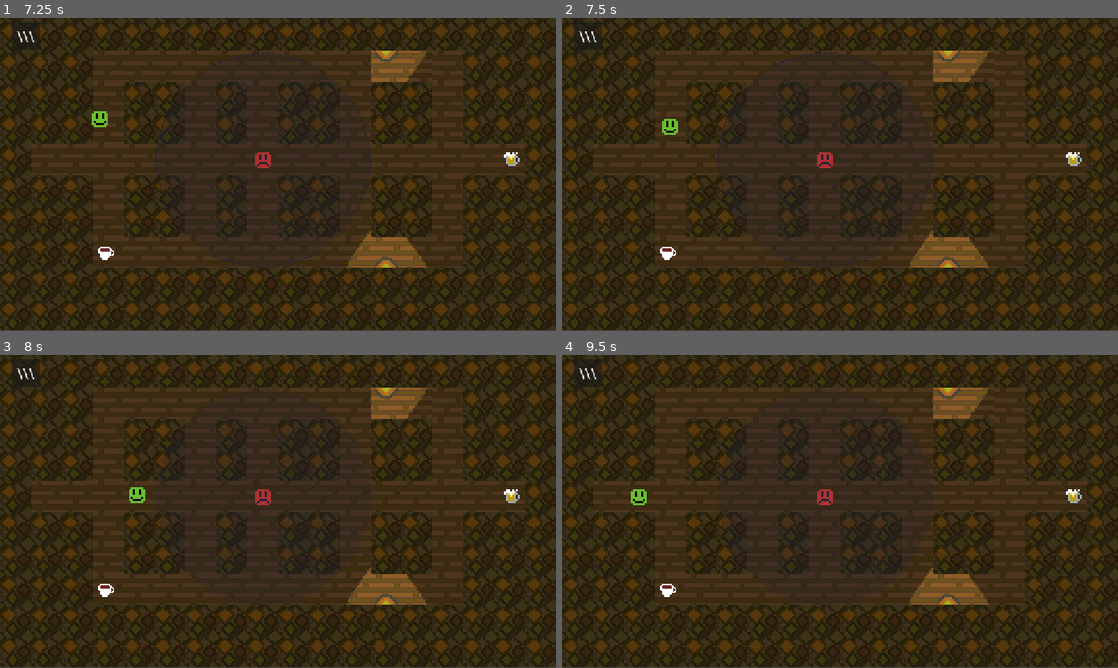
Above: before the commit, frames 1-4 (two rows, left to right).
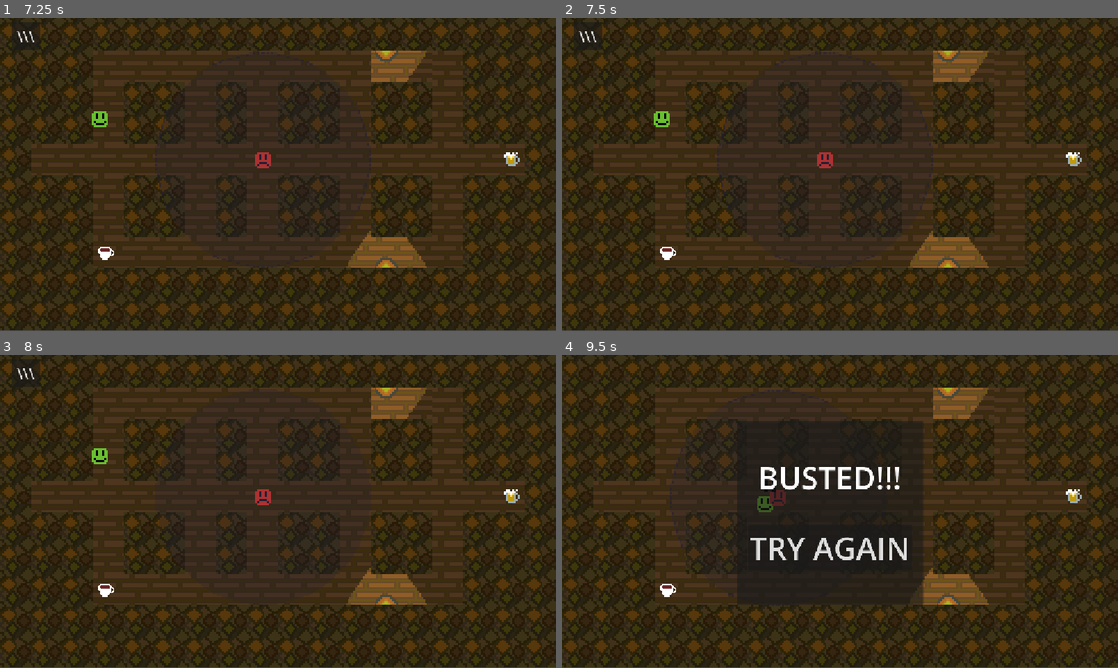
Above: after the commit, the same moments.

Repository: IlyaAfan/WhereTheFuckMyBeer
Game: Godot game, scene res://tscns/menus/menu.tscn
Two runs of this game, one before a commit and one after it. Both use one fixed random seed, a clock stepped at 60 frames per second and the inputs below.
Inputs (mouse positions are in pixels of both pictures, inside the frame that each line leads up to):
- Up to frame 1 (7.25 s): click "PLAY" at 0.5 s; click "\\\" at 1.25 s; click "RESTART" at 2 s; tap Enter at 2.75, 5.75 s; move the mouse to (400, 158) at 2.77 s; press the mouse at (400, 158) at 2.78 s; hold D (right) 2.78-3.53 s; tap Tab (change_input_dev) at 2.85, 3.8, 4.35, 6.05 s; move the mouse to (166, 190) at 3.52 s; release the mouse at (166, 190) at 3.53 s; hold S (down) 3.53-4.28 s; click (166, 190) at 3.6 s; tap Space at 4.25 s; move the mouse to (333, 105) at 4.27 s; press the mouse at (333, 105) at 4.28 s; hold D (right) 4.28-5 s; release the mouse at (333, 105) at 5 s; click "TRY AGAIN" at 5 s; move the mouse to (250, 237) at 5.77 s; hold W (up) 5.78-6.53 s; click (250, 237) at 5.85 s; move the mouse to (444, 221) at 6.52 s; press the mouse at (444, 221) at 6.53 s; hold A (left) from 6.53 s (still down); tap F (use_item) at 6.6 s
- Up to frame 2 (7.5 s): keep holding A (left); tap Space at 7.25 s; move the mouse to (673, 127) at 7.27 s; release the mouse at (673, 127) at 7.28 s; tap Tab (change_input_dev) at 7.35 s
- Up to frame 3 (8 s): keep holding A (left)
- Up to frame 4 (9.5 s): move the mouse to (867, 511) at 8.02 s; release A (left) at 8.03 s; press the mouse at (867, 511) at 8.03 s; hold S (down) 8.03-8.75 s; release the mouse at (867, 511) at 8.75 s; click (828, 545) at 8.75 s, where only the run before the commit has a clickable "TRY AGAIN"

Frame 1 is identical in both runs. In frame 2, 0.2% of the frame differs, in the area x 16-21%, y 29-38%; in frame 3, 0.3%; in frame 4, 6.2%, in the area x 2-66%, y 2-81%.

Commit message:
feat. Добавил JumpPad
Это наверное самое лучшее что я сделал

минорные фиксы, небольшой рефакторинг

Diff:
--- a/Assets/CharSprites/ProgrammerArtDwarf/Idle.tres
+++ b/Assets/Sprites/CharSprites/ProgrammerArtDwarf/Idle.tres
@@ -1,6 +1,6 @@
 [gd_resource type="SpriteFrames" format=3 uid="uid://dh86y2g04c8o6"]
 
-[ext_resource type="Texture2D" uid="uid://pjjb0nonx6a5" path="res://Assets/CharSprites/ProgrammerArtDwarf/DwarfIdleD.png" id="1_2073m"]
+[ext_resource type="Texture2D" uid="uid://pjjb0nonx6a5" path="res://Assets/Sprites/CharSprites/ProgrammerArtDwarf/DwarfIdleD.png" id="1_2073m"]
 
 [sub_resource type="AtlasTexture" id="AtlasTexture_l6eue"]
 atlas = ExtResource("1_2073m")
--- a/Assets/scripts/Character.gd
+++ b/Assets/scripts/Character.gd
@@ -25,3 +25,6 @@
 	else:
 		direction = Vector2.ZERO
 	return (direction * speed * get_tile_data("tile_speed"))
+
+func stop_navigation():
+	Navigation_Agent_Used.target_position = position
--- /dev/null
+++ b/Assets/scripts/jump_pad.gd
@@ -0,0 +1,52 @@
+extends Area2D
+var active_body: Character
+var active_body_speed: int
+var vect: Vector2
+var holding: bool
+@export var jump_range: int = 64
+func use_jump_pad():
+	if $RayCast2D.is_colliding():
+		active_body.global_position = $RayCast2D.get_collision_point()
+	else:
+		active_body.global_position += vect
+
+	active_body.speed = active_body_speed
+	active_body.Navigation_Agent_Used.target_position = get_global_mouse_position()
+	active_body = null
+
+func _physics_process(_delta):
+	if active_body:
+		print(holding)
+		if holding:
+			vect = (get_global_mouse_position()-global_position).normalized() * jump_range
+			$RayCast2D.target_position = vect
+			$RayCast2D.force_update_transform()
+			if $RayCast2D.is_colliding():
+				$Line2D.points = [Vector2.ZERO,$RayCast2D.get_collision_point()-global_position]
+			else:
+				$Line2D.points = [Vector2.ZERO, vect]
+			$Goal.position = $Line2D.points[1]
+
+		if Input.is_action_pressed("lmb"):
+			$Line2D.visible = true
+			$Goal.visible = true
+			holding = true
+
+		if holding and Input.is_action_just_released("lmb"):
+			use_jump_pad()
+			$Line2D.visible = false
+			$Goal.visible = false
+			holding = false
+
+func _on_body_entered(body: Node2D) -> void:
+	if !active_body:
+		if body.is_in_group("Player"):
+			active_body = body
+			body.transform = transform
+			active_body_speed = body.speed
+			body.speed = 0
+			body.stop_navigation()
+
+func _on_body_exited(body: Node2D) -> void:
+	if active_body == body:
+		active_body = null
--- a/Assets/scripts/player.gd
+++ b/Assets/scripts/player.gd
@@ -35,6 +35,7 @@
 
 	if Input.is_action_just_pressed("change_input_dev"):
 		velocity = Vector2.ZERO
+		stop_navigation()
 		ConfigOption.type_control = not ConfigOption.type_control
 		$destination.visible = false
 
--- a/project.godot
+++ b/project.godot
@@ -108,6 +108,7 @@
 [rendering]
 
 textures/canvas_textures/default_texture_filter=0
+textures/canvas_textures/default_texture_repeat=1
 rendering_device/driver.windows="d3d12"
 renderer/rendering_method="gl_compatibility"
 renderer/rendering_method.mobile="gl_compatibility"
--- a/tscns/Enemy.tscn
+++ b/tscns/Enemy.tscn
@@ -1,7 +1,7 @@
 [gd_scene format=3 uid="uid://dp4ati4agkdmp"]
 
 [ext_resource type="Script" uid="uid://dpr371qijq5j7" path="res://Assets/scripts/enemy.gd" id="1_2msnq"]
-[ext_resource type="Texture2D" uid="uid://ds8guqcsomrhw" path="res://Assets/CharSprites/TestingEnemy.png" id="2_h508e"]
+[ext_resource type="Texture2D" uid="uid://ds8guqcsomrhw" path="res://Assets/Sprites/CharSprites/TestingEnemy.png" id="2_h508e"]
 [ext_resource type="PackedScene" uid="uid://bexlhxmsdw7sk" path="res://tscns/dos/do_catch.tscn" id="3_u8qfd"]
 [ext_resource type="PackedScene" uid="uid://cmkhqey7cniig" path="res://tscns/dos/do_see.tscn" id="4_cb2tf"]
 
--- a/tscns/Items/barbell.tscn
+++ b/tscns/Items/barbell.tscn
@@ -1,7 +1,7 @@
 [gd_scene format=3 uid="uid://chixvufhdj5jb"]
 
 [ext_resource type="Script" uid="uid://rulfgjsna3om" path="res://Assets/scripts/barbell.gd" id="1_6xrbw"]
-[ext_resource type="Texture2D" uid="uid://dxgcjtdc2ovye" path="res://Assets/ItemSprites/barbell.png" id="1_c3hp2"]
+[ext_resource type="Texture2D" uid="uid://dxgcjtdc2ovye" path="res://Assets/Sprites/ItemSprites/barbell.png" id="1_c3hp2"]
 
 [sub_resource type="CapsuleShape2D" id="CapsuleShape2D_riqys"]
 radius = 3.0
--- a/tscns/Items/burger.tscn
+++ b/tscns/Items/burger.tscn
@@ -1,6 +1,6 @@
 [gd_scene format=3 uid="uid://cxd6ra58cpnbe"]
 
-[ext_resource type="Texture2D" uid="uid://coj0nf4cprlwx" path="res://Assets/ItemSprites/burger.png" id="1_fvkq2"]
+[ext_resource type="Texture2D" uid="uid://coj0nf4cprlwx" path="res://Assets/Sprites/ItemSprites/burger.png" id="1_fvkq2"]
 [ext_resource type="Script" uid="uid://tq5q4gdiweef" path="res://Assets/scripts/burger.gd" id="1_rb55f"]
 
 [sub_resource type="CircleShape2D" id="CircleShape2D_bhunq"]
--- a/tscns/Items/cats).tscn
+++ b/tscns/Items/cats).tscn
@@ -1,6 +1,6 @@
 [gd_scene format=3 uid="uid://kiffcj5np8n6"]
 
-[ext_resource type="Texture2D" uid="uid://c6gl0ypwdp0mo" path="res://Assets/ItemSprites/Cats).png" id="1_xynok"]
+[ext_resource type="Texture2D" uid="uid://c6gl0ypwdp0mo" path="res://Assets/Sprites/ItemSprites/Cats).png" id="1_xynok"]
 
 [sub_resource type="CircleShape2D" id="CircleShape2D_bhunq"]
 radius = 4.1231055
--- a/tscns/Items/coffee.tscn
+++ b/tscns/Items/coffee.tscn
@@ -1,7 +1,7 @@
 [gd_scene format=3 uid="uid://cv7qku6cjg3ol"]
 
 [ext_resource type="Script" uid="uid://cdwsn02gqaixb" path="res://Assets/scripts/coffee.gd" id="1_oyhma"]
-[ext_resource type="Texture2D" uid="uid://uax8i3kngpxr" path="res://Assets/ItemSprites/coffee.png" id="1_v65k5"]
+[ext_resource type="Texture2D" uid="uid://uax8i3kngpxr" path="res://Assets/Sprites/ItemSprites/coffee.png" id="1_v65k5"]
 
 [sub_resource type="CircleShape2D" id="CircleShape2D_bhunq"]
 radius = 4.0
--- a/tscns/Items/pipe.tscn
+++ b/tscns/Items/pipe.tscn
@@ -1,7 +1,7 @@
 [gd_scene format=3 uid="uid://cxnoxo28no032"]
 
 [ext_resource type="Script" uid="uid://b4daoqhcnb4hk" path="res://Assets/scripts/pipe.gd" id="1_rwtx5"]
-[ext_resource type="Texture2D" uid="uid://boeh44u4o6o3m" path="res://Assets/ItemSprites/pipe.png" id="1_yt0iq"]
+[ext_resource type="Texture2D" uid="uid://boeh44u4o6o3m" path="res://Assets/Sprites/ItemSprites/pipe.png" id="1_yt0iq"]
 
 [sub_resource type="CircleShape2D" id="CircleShape2D_bhunq"]
 radius = 4.1231055
--- a/tscns/Player.tscn
+++ b/tscns/Player.tscn
@@ -1,8 +1,8 @@
 [gd_scene format=3 uid="uid://cmp7udr0sb02j"]
 
 [ext_resource type="Script" uid="uid://pmqoxukq5diq" path="res://Assets/scripts/player.gd" id="1_kpjcp"]
-[ext_resource type="Texture2D" uid="uid://cpgqe6ig8isuk" path="res://Assets/CharSprites/TestingSprite.png" id="1_xhfnw"]
-[ext_resource type="Texture2D" uid="uid://b744j46ot3q31" path="res://Assets/CharSprites/enemy/destination.png" id="3_2y7wr"]
+[ext_resource type="Texture2D" uid="uid://cpgqe6ig8isuk" path="res://Assets/Sprites/CharSprites/TestingSprite.png" id="1_xhfnw"]
+[ext_resource type="Texture2D" uid="uid://b744j46ot3q31" path="res://Assets/Sprites/CharSprites/enemy/destination.png" id="3_2y7wr"]
 
 [sub_resource type="CircleShape2D" id="CircleShape2D_a2x4d"]
 radius = 4.0
--- a/tscns/beer.tscn
+++ b/tscns/beer.tscn
@@ -1,7 +1,7 @@
 [gd_scene format=3 uid="uid://bug765rqul378"]
 
 [ext_resource type="Script" uid="uid://bsqfhmty3qtj3" path="res://Assets/scripts/beer.gd" id="1_sa3wj"]
-[ext_resource type="Texture2D" uid="uid://bgxh4kpjf2nca" path="res://Assets/ItemSprites/beer.png" id="2_t5241"]
+[ext_resource type="Texture2D" uid="uid://bgxh4kpjf2nca" path="res://Assets/Sprites/ItemSprites/beer.png" id="2_t5241"]
 
 [sub_resource type="RectangleShape2D" id="RectangleShape2D_t4oy6"]
 size = Vector2(6, 6)
--- a/tscns/button.tscn
+++ b/tscns/button.tscn
@@ -1,8 +1,8 @@
 [gd_scene format=3 uid="uid://dnlo0evr3ijy6"]
 
 [ext_resource type="Script" uid="uid://d367ucy8xmolu" path="res://Assets/scripts/button.gd" id="1_3shv6"]
-[ext_resource type="Texture2D" uid="uid://rv3th5tdq1jt" path="res://Assets/CharSprites/buttonPressed.png" id="2_dcl3c"]
-[ext_resource type="Texture2D" uid="uid://cl7narxhfm8oc" path="res://Assets/CharSprites/button.png" id="3_dbvx1"]
+[ext_resource type="Texture2D" uid="uid://rv3th5tdq1jt" path="res://Assets/Sprites/CharSprites/buttonPressed.png" id="2_dcl3c"]
+[ext_resource type="Texture2D" uid="uid://cl7narxhfm8oc" path="res://Assets/Sprites/CharSprites/button.png" id="3_dbvx1"]
 
 [sub_resource type="RectangleShape2D" id="RectangleShape2D_g4v7s"]
 size = Vector2(10, 8)
--- a/tscns/destination.tscn
+++ b/tscns/destination.tscn
@@ -1,6 +1,6 @@
 [gd_scene format=3 uid="uid://jvjphvkbg7qb"]
 
-[ext_resource type="Texture2D" uid="uid://cpgqe6ig8isuk" path="res://Assets/CharSprites/TestingSprite.png" id="1_j31hh"]
+[ext_resource type="Texture2D" uid="uid://cpgqe6ig8isuk" path="res://Assets/Sprites/CharSprites/TestingSprite.png" id="1_j31hh"]
 
 [sub_resource type="RectangleShape2D" id="RectangleShape2D_ljibn"]
 size = Vector2(9, 9)
--- a/tscns/door.tscn
+++ b/tscns/door.tscn
@@ -1,8 +1,8 @@
 [gd_scene format=3 uid="uid://cnyvdr8mbaben"]
 
 [ext_resource type="Script" uid="uid://svkuww7aakkj" path="res://Assets/scripts/door.gd" id="1_i8cot"]
-[ext_resource type="Texture2D" uid="uid://pq18g1nd7v0f" path="res://Assets/CharSprites/DoorOpen.png" id="1_mc1j6"]
-[ext_resource type="Texture2D" uid="uid://dc54l0a0n0rxu" path="res://Assets/CharSprites/Door.png" id="2_i8cot"]
+[ext_resource type="Texture2D" uid="uid://pq18g1nd7v0f" path="res://Assets/Sprites/CharSprites/DoorOpen.png" id="1_mc1j6"]
+[ext_resource type="Texture2D" uid="uid://dc54l0a0n0rxu" path="res://Assets/Sprites/CharSprites/Door.png" id="2_i8cot"]
 
 [sub_resource type="RectangleShape2D" id="RectangleShape2D_g4v7s"]
 size = Vector2(16, 16)
--- a/tscns/dos/do_hear.tscn
+++ b/tscns/dos/do_hear.tscn
@@ -1,9 +1,9 @@
 [gd_scene format=3 uid="uid://cac6q5ivboifu"]
 
 [ext_resource type="Script" uid="uid://btfds010xaoe4" path="res://Assets/scripts/do_hear.gd" id="1_wt3xb"]
-[ext_resource type="Texture2D" uid="uid://bx1o04pviltk" path="res://Assets/CharSprites/enemy/AreaIndicator2.png" id="2_ds38f"]
+[ext_resource type="Texture2D" uid="uid://bx1o04pviltk" path="res://Assets/Sprites/CharSprites/enemy/AreaIndicator2.png" id="2_ds38f"]
 [ext_resource type="PackedScene" uid="uid://jvjphvkbg7qb" path="res://tscns/destination.tscn" id="2_t1ur7"]
-[ext_resource type="Texture2D" uid="uid://isfaqdr7yufa" path="res://Assets/CharSprites/enemy/Exclamation.png" id="3_4xiqd"]
+[ext_resource type="Texture2D" uid="uid://isfaqdr7yufa" path="res://Assets/Sprites/CharSprites/enemy/Exclamation.png" id="3_4xiqd"]
 
 [sub_resource type="CircleShape2D" id="CircleShape2D_88262"]
 radius = 56.0
--- a/tscns/dos/do_see.tscn
+++ b/tscns/dos/do_see.tscn
@@ -2,10 +2,10 @@
 
 [ext_resource type="Script" uid="uid://ujxys7h3xg8v" path="res://Assets/scripts/do_see.gd" id="1_lb0dj"]
 [ext_resource type="PackedScene" uid="uid://jvjphvkbg7qb" path="res://tscns/destination.tscn" id="2_8u3u4"]
-[ext_resource type="Texture2D" uid="uid://r3tv31ybhtvu" path="res://Assets/CharSprites/enemy/AreaIndicator.png" id="2_b64jn"]
-[ext_resource type="Texture2D" uid="uid://bx1o04pviltk" path="res://Assets/CharSprites/enemy/AreaIndicator2.png" id="3_6036s"]
-[ext_resource type="Texture2D" uid="uid://isfaqdr7yufa" path="res://Assets/CharSprites/enemy/Exclamation.png" id="4_4fjq2"]
-[ext_resource type="Texture2D" uid="uid://dc1ee8phpdnmw" path="res://Assets/CharSprites/enemy/Question.png" id="5_8u3u4"]
+[ext_resource type="Texture2D" uid="uid://r3tv31ybhtvu" path="res://Assets/Sprites/CharSprites/enemy/AreaIndicator.png" id="2_b64jn"]
+[ext_resource type="Texture2D" uid="uid://bx1o04pviltk" path="res://Assets/Sprites/CharSprites/enemy/AreaIndicator2.png" id="3_6036s"]
+[ext_resource type="Texture2D" uid="uid://isfaqdr7yufa" path="res://Assets/Sprites/CharSprites/enemy/Exclamation.png" id="4_4fjq2"]
+[ext_resource type="Texture2D" uid="uid://dc1ee8phpdnmw" path="res://Assets/Sprites/CharSprites/enemy/Question.png" id="5_8u3u4"]
 
 [sub_resource type="CircleShape2D" id="CircleShape2D_88262"]
 radius = 56.0
--- a/tscns/fart_smella.tscn
+++ b/tscns/fart_smella.tscn
@@ -1,7 +1,7 @@
 [gd_scene format=3 uid="uid://gn5c5lg6ug3y"]
 
 [ext_resource type="Script" uid="uid://q4xbpf78l16q" path="res://Assets/scripts/fart_smella.gd" id="1_41l6w"]
-[ext_resource type="Texture2D" uid="uid://byuh6m8sj4epe" path="res://Assets/CharSprites/FartSmella.png" id="2_je4nv"]
+[ext_resource type="Texture2D" uid="uid://byuh6m8sj4epe" path="res://Assets/Sprites/CharSprites/FartSmella.png" id="2_je4nv"]
 [ext_resource type="PackedScene" uid="uid://cac6q5ivboifu" path="res://tscns/dos/do_hear.tscn" id="3_awf0j"]
 
 [sub_resource type="CircleShape2D" id="CircleShape2D_wt2yf"]
--- /dev/null
+++ b/tscns/jump_pad.tscn
@@ -0,0 +1,39 @@
+[gd_scene format=3 uid="uid://b5b0ygjroqfhv"]
+
+[ext_resource type="Script" uid="uid://dnn4kkgfpjtkp" path="res://Assets/scripts/jump_pad.gd" id="1_782d4"]
+[ext_resource type="Texture2D" uid="uid://hqqwxypfs0kq" path="res://Assets/Sprites/CharSprites/JumpPad.png" id="2_fcff8"]
+[ext_resource type="Texture2D" uid="uid://bfa51yecavgm6" path="res://Assets/Sprites/DottedLine.png" id="3_f08mk"]
+[ext_resource type="Texture2D" uid="uid://b744j46ot3q31" path="res://Assets/Sprites/CharSprites/enemy/destination.png" id="4_fcff8"]
+
+[sub_resource type="RectangleShape2D" id="RectangleShape2D_g4v7s"]
+size = Vector2(12, 12)
+
+[node name="JumpPad" type="Area2D" unique_id=294162388]
+script = ExtResource("1_782d4")
+jump_range = 63
+
+[node name="Sprite2D" type="Sprite2D" parent="." unique_id=1272668440]
+texture = ExtResource("2_fcff8")
+
+[node name="CollisionShape2D" type="CollisionShape2D" parent="." unique_id=939710267]
+shape = SubResource("RectangleShape2D_g4v7s")
+
+[node name="RayCast2D" type="RayCast2D" parent="." unique_id=1531920260]
+collision_mask = 6
+
+[node name="Line2D" type="Line2D" parent="." unique_id=840825759]
+visible = false
+points = PackedVector2Array(0, 0, 0, 0)
+width = 2.0
+texture = ExtResource("3_f08mk")
+texture_mode = 1
+joint_mode = 2
+begin_cap_mode = 2
+end_cap_mode = 2
+
+[node name="Goal" type="Sprite2D" parent="." unique_id=1190042107]
+visible = false
+texture = ExtResource("4_fcff8")
+
+[connection signal="body_entered" from="." to="." method="_on_body_entered"]
+[connection signal="body_exited" from="." to="." method="_on_body_exited"]
--- a/tscns/levels/level_empty.tscn
+++ b/tscns/levels/level_empty.tscn
@@ -1,30 +1,54 @@
 [gd_scene format=4 uid="uid://c4v8g8ggxkwac"]
 
 [ext_resource type="Script" uid="uid://b004d0wyock6y" path="res://Assets/scripts/root.gd" id="1_67ekj"]
-[ext_resource type="PackedScene" uid="uid://dnlo0evr3ijy6" path="res://tscns/button.tscn" id="2_hcl3q"]
 [ext_resource type="TileSet" uid="uid://begsvkejl3eqk" path="res://Assets/Tiles/TestTiles.tres" id="2_kslis"]
 [ext_resource type="PackedScene" uid="uid://cmp7udr0sb02j" path="res://tscns/Player.tscn" id="3_4p5th"]
 [ext_resource type="PackedScene" uid="uid://dhbv5nllcw66r" path="res://tscns/menus/camera_with_menus.tscn" id="4_xiwwp"]
+[ext_resource type="Texture2D" uid="uid://bfa51yecavgm6" path="res://Assets/Sprites/DottedLine.png" id="5_ft0jp"]
 [ext_resource type="PackedScene" uid="uid://bug765rqul378" path="res://tscns/beer.tscn" id="5_hojpq"]
-[ext_resource type="PackedScene" uid="uid://cnyvdr8mbaben" path="res://tscns/door.tscn" id="6_5dd7a"]
-[ext_resource type="PackedScene" uid="uid://dp4ati4agkdmp" path="res://tscns/Enemy.tscn" id="8_ft0jp"]
+[ext_resource type="Script" uid="uid://dnn4kkgfpjtkp" path="res://Assets/scripts/jump_pad.gd" id="6_hcl3q"]
+[ext_resource type="Texture2D" uid="uid://b744j46ot3q31" path="res://Assets/Sprites/CharSprites/enemy/destination.png" id="6_rr1fp"]
+[ext_resource type="Texture2D" uid="uid://hqqwxypfs0kq" path="res://Assets/Sprites/CharSprites/JumpPad.png" id="7_ft0jp"]
+
+[sub_resource type="RectangleShape2D" id="RectangleShape2D_g4v7s"]
+size = Vector2(12, 12)
 
 [node name="level_empty" type="Node2D" unique_id=862735649]
 process_mode = 3
 script = ExtResource("1_67ekj")
-
-[node name="Button" parent="." unique_id=961410626 node_paths=PackedStringArray("door") instance=ExtResource("2_hcl3q")]
-position = Vector2(-8, -56)
-door = NodePath("../Door")
 
 [node name="map_level" type="TileMapLayer" parent="." unique_id=376453655 groups=["TileMap"]]
 z_index = -5
 tile_map_data = PackedByteArray("AAD3//r/AAABAAAAAAD3//v/AAABAAAAAAD3//z/AAABAAAAAAD3//3/AAABAAAAAAD3//7/AAABAAAAAAD3// …(3440 unchanged characters)…
 tile_set = ExtResource("2_kslis")
 
-[node name="Door" parent="." unique_id=2084573501 instance=ExtResource("6_5dd7a")]
-position = Vector2(104, -8)
-rotation = 1.5707964
+[node name="JumpPad" type="Area2D" parent="." unique_id=1652805990]
+position = Vector2(-8, -8)
+script = ExtResource("6_hcl3q")
+jump_range = 63
+
+[node name="Sprite2D" type="Sprite2D" parent="JumpPad" unique_id=1107287880]
+texture = ExtResource("7_ft0jp")
+
+[node name="CollisionShape2D" type="CollisionShape2D" parent="JumpPad" unique_id=1983058369]
+shape = SubResource("RectangleShape2D_g4v7s")
+
+[node name="RayCast2D" type="RayCast2D" parent="JumpPad" unique_id=1303018763]
+collision_mask = 6
+
+[node name="Line2D" type="Line2D" parent="JumpPad" unique_id=1962071977]
+visible = false
+points = PackedVector2Array(0, 0, 0, 0)
+width = 2.0
+texture = ExtResource("5_ft0jp")
+texture_mode = 1
+joint_mode = 2
+begin_cap_mode = 2
+end_cap_mode = 2
+
+[node name="Goal" type="Sprite2D" parent="JumpPad" unique_id=130264824]
+visible = false
+texture = ExtResource("6_rr1fp")
 
 [node name="Player" parent="." unique_id=1195571827 groups=["Player"] instance=ExtResource("3_4p5th")]
 process_mode = 1
@@ -36,7 +60,6 @@
 position = Vector2(121, -9)
 where_to = "res://tscns/levels/test_level.tscn"
 
-[node name="Enemy" parent="." unique_id=1695094296 instance=ExtResource("8_ft0jp")]
-position = Vector2(-7, 40)
-
+[connection signal="body_entered" from="JumpPad" to="JumpPad" method="_on_body_entered"]
+[connection signal="body_exited" from="JumpPad" to="JumpPad" method="_on_body_exited"]
 [connection signal="caught" from="Player" to="." method="_on_player_caught"]
Renamed: Assets/CharSprites/Door.png -> Assets/Sprites/CharSprites/Door.png
Not shown, changed: Assets/Sprites/CharSprites/Door.png.import
Renamed: Assets/CharSprites/DoorOpen.png -> Assets/Sprites/CharSprites/DoorOpen.png
Not shown, changed: Assets/Sprites/CharSprites/DoorOpen.png.import
Renamed: Assets/CharSprites/FartSmella.png -> Assets/Sprites/CharSprites/FartSmella.png
Not shown, changed: Assets/Sprites/CharSprites/FartSmella.png.import
Binary file added: Assets/Sprites/CharSprites/JumpPad.png
Not shown, added: Assets/Sprites/CharSprites/JumpPad.png.import
Renamed: Assets/CharSprites/ProgrammerArtDwarf/DwarfIdleD.png -> Assets/Sprites/CharSprites/ProgrammerArtDwarf/DwarfIdleD.png
Not shown, changed: Assets/Sprites/CharSprites/ProgrammerArtDwarf/DwarfIdleD.png.import
Renamed: Assets/CharSprites/SmartFella.aseprite -> Assets/Sprites/CharSprites/SmartFella.aseprite
Renamed: Assets/CharSprites/SmartFella.png -> Assets/Sprites/CharSprites/SmartFella.png
(and 38 more such lines)
